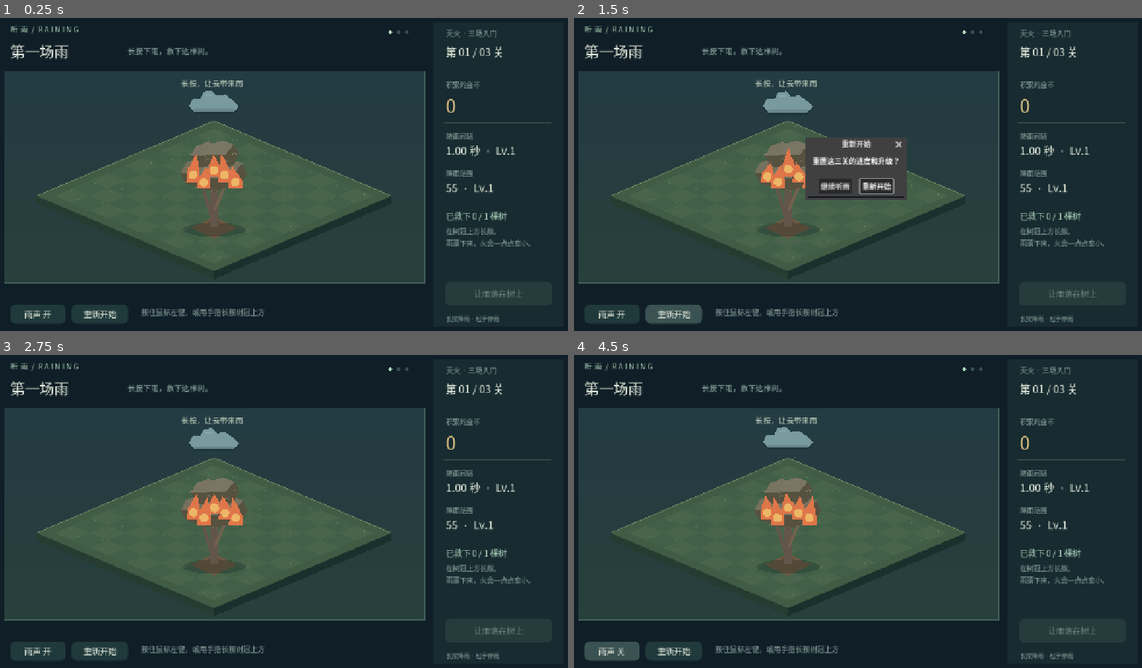
Above: before the commit, frames 1-4 (two rows, left to right).
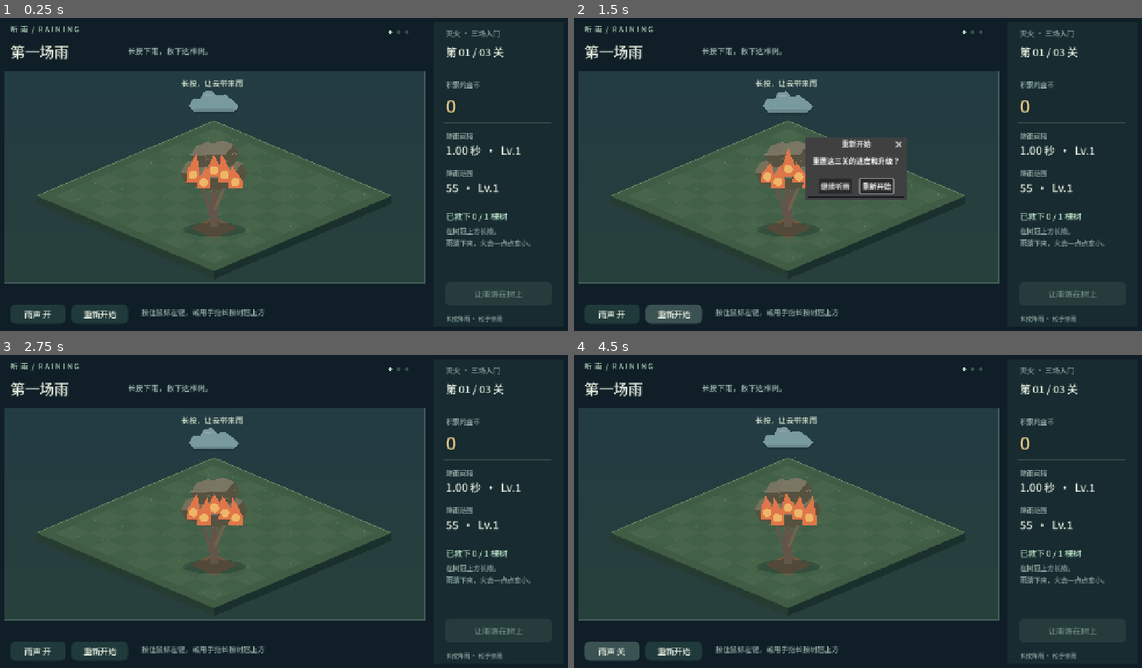
Above: after the commit, the same moments.

Repository: angnima-zhang/raining
Game: Godot game, scene res://scenes/main.tscn
Same seed, same stepped clock (60 frames per second), same inputs: the game is played once before the commit and once after it.
Inputs:
- Up to frame 1 (0.25 s): no input
- Up to frame 2 (1.5 s): click "重新开始" at 0.5 s; click "重新开始" at 1.25 s
- Up to frame 3 (2.75 s): click "重新开始" at 2 s
- Up to frame 4 (4.5 s): click "雨声 开" at 2.75 s; click "雨声 关" at 3.5 s; click "雨声 开" at 4.25 s

The runs differ from the first frame. In frame 1, 1.4% of the frame differs, in the area x 1-94%, y 2-98%; in frame 2, 1.3%; in frame 3, 1.4%; in frame 4, 1.4%.

Commit message:
feat: export TapTap H5 build with bundled Chinese UI font

Diff:
--- a/godot/scripts/main.gd
+++ b/godot/scripts/main.gd
@@ -10,7 +10,7 @@
 const SUBTITLES := ["长按下雨，救下这棵树。", "三棵树，感受更快的降雨。", "十棵树，试试扩大后的降雨范围。"]
 var progress = Progress.new()
 var weather: Node
-var font: SystemFont
+var font: Font
 var trees: Array[Dictionary] = []
 var drops: Array[Dictionary] = []
 var splashes: Array[Dictionary] = []
@@ -30,8 +30,7 @@
 var focus_ring := 0.0
 
 func _ready() -> void:
-	font = SystemFont.new()
-	font.font_names = PackedStringArray(["PingFang SC", "Microsoft YaHei", "Noto Sans CJK SC", "sans-serif"])
+	font = preload("res://fonts/RainingSans.ttf")
 	progress.load_game()
 	random.seed = 1197
 	weather = WeatherAudio.new()
Not shown, added: godot/fonts/OFL.txt
Binary file added: godot/fonts/RainingSans.ttf
Not shown, added: godot/fonts/RainingSans.ttf.import
Not shown, changed: docs/game-idea.md
Not shown, added: docs/h5-release.md
